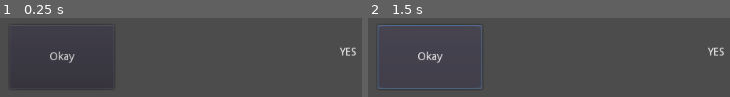
Above: before the commit, frames 1-2 (left to right).
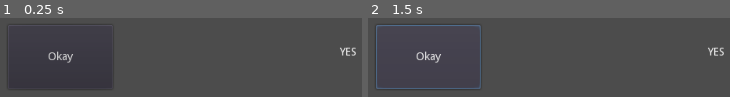
Above: after the commit, the same moments.

Repository: mishkarch/Hello-Godot
Game: Godot game, scene res://Main.tscn
Same seed, same stepped clock (60 frames per second), same inputs: the game is played once before the commit and once after it.
Inputs:
- Up to frame 1 (0.25 s): no input
- Up to frame 2 (1.5 s): click "Okay" at 0.5 s; click "Okay" at 1.25 s

The runs differ from the first frame. In frame 1, 0.6% of the frame differs, in the area x 2-21%, y 8-57%; in frame 2, 1.2%, in the area x 2-32%, y 8-90%.

Commit message:
снова изменил положение кнопки

Diff:
--- a/Main.tscn
+++ b/Main.tscn
@@ -3,9 +3,9 @@
 [node name="Main" type="Node2D"]
 
 [node name="Button" type="Button" parent="."]
-margin_left = 98.0
+margin_left = 96.4927
 margin_top = 86.0
-margin_right = 232.0
+margin_right = 230.493
 margin_bottom = 168.0
 text = "Okay"
 
